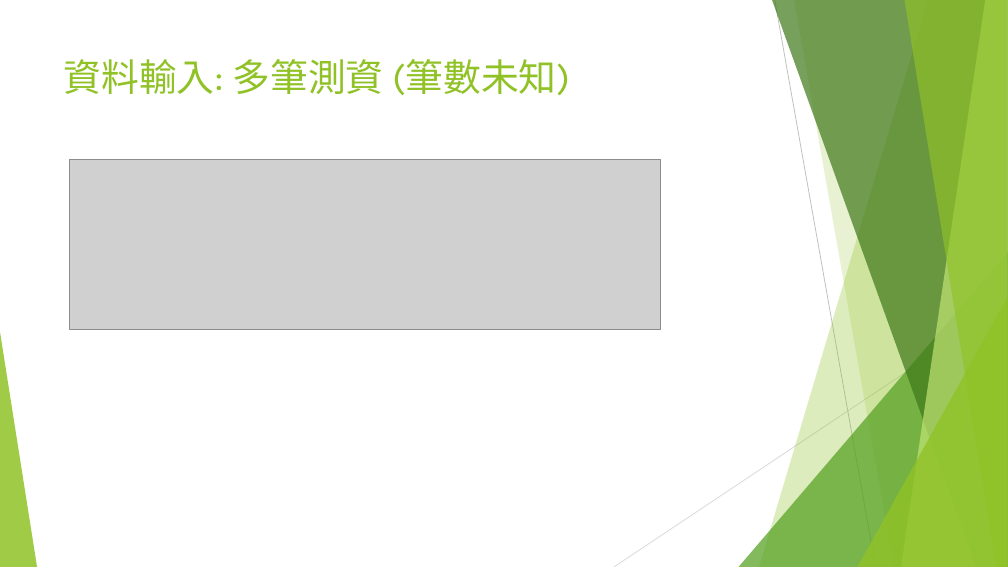
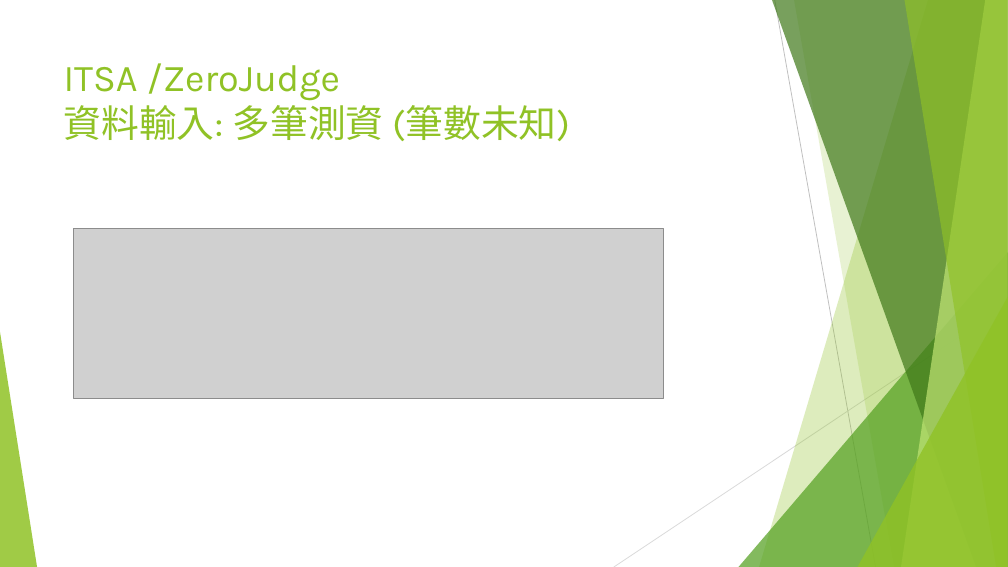
Before and after one commit to d823944/Python4Us, a slide deck: slide 4 of Slide_APCS/CH1 輸入輸出技巧.pptx. Drawn at 1008x567 pixels with LibreOffice and Linux fonts; fonts in the diff are those of the drawing; grey boxes stand for pictures. Boxes give left, top, right and bottom in pixels: in the first picture for what was removed or moved away, otherwise in the second. Text is boxed around its words. In the diff, an @@ line names an element or a change of style, - is before the commit and + after.

```diff
--- a/Slide_APCS/CH1 輸入輸出技巧.pptx
+++ b/Slide_APCS/CH1 輸入輸出技巧.pptx
@@ title at box(64, 63, 570, 141): text changed @@
-資料輸入: 多筆測資 (筆數未知)
+ITSA /ZeroJudge
+資料輸入: 多筆測資 (筆數未知)
@@ picture: place and size @@
-picture at box(70, 160, 660, 330)
+picture at box(73, 228, 664, 399)
```
Also in this commit, not shown: 4 other slides changed, 1 slide added, 2 other files.
